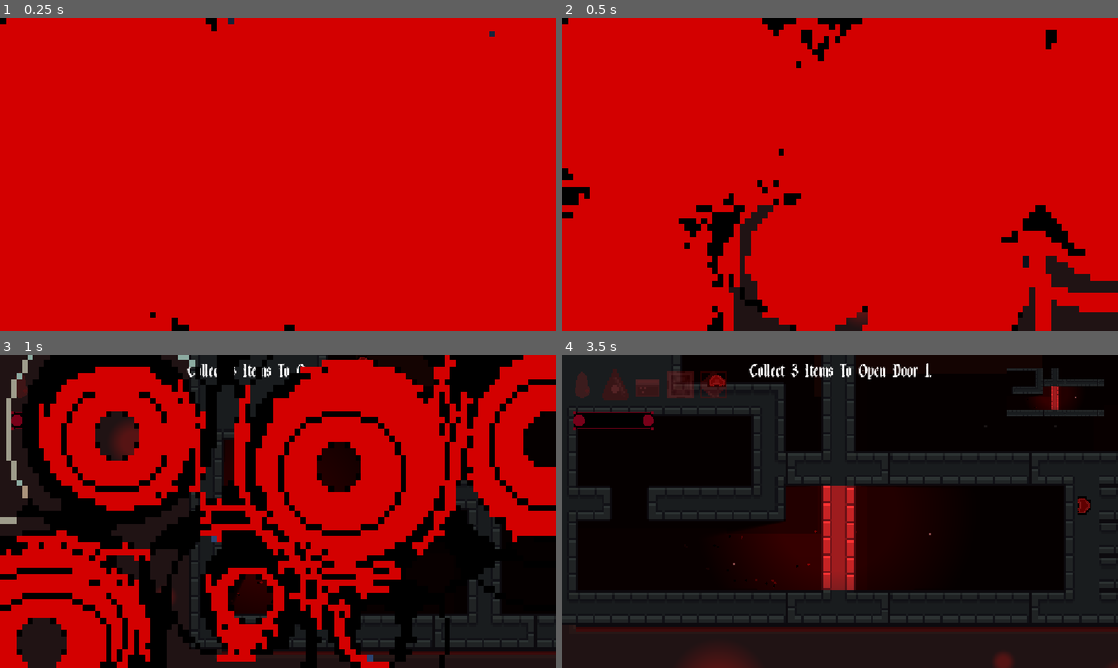
Above: before the commit, frames 1-4 (two rows, left to right).
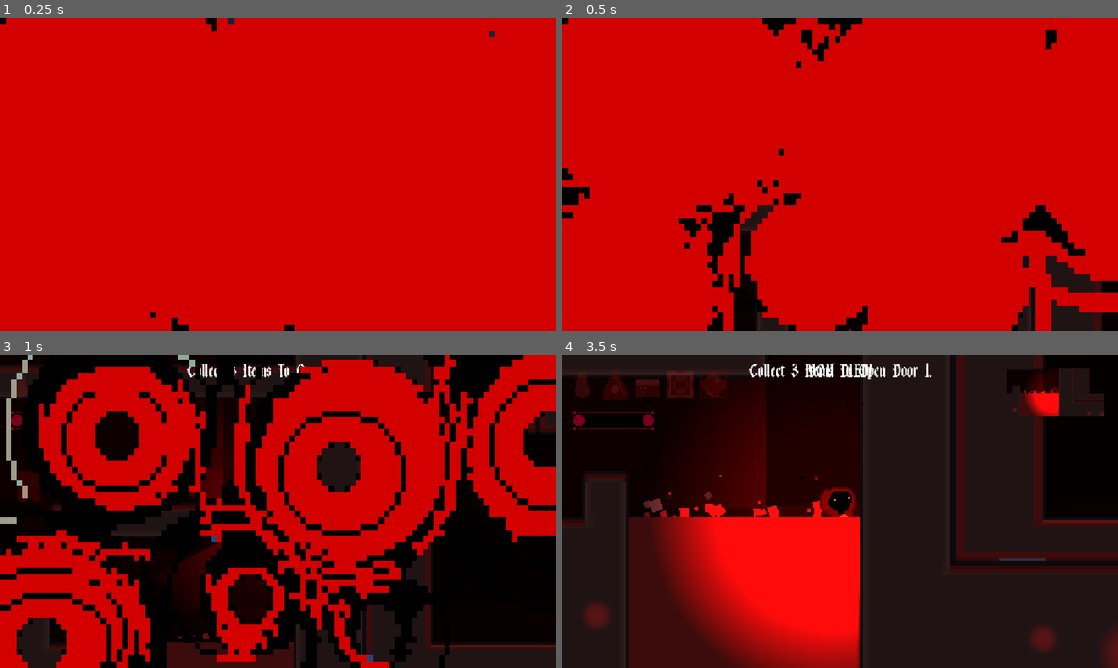
Above: after the commit, the same moments.

Repository: matt-ctrl-alt-del/Sanguis
Game: Godot game, scene res://scenes/game.tscn
The game is run twice, just before and just after one commit, with the same random seed, the same clock (stepped at 60 frames per second) and the same inputs. This scene is started directly instead of the project's main scene.
Inputs (mouse positions are in pixels of both pictures, inside the frame that each line leads up to):
- Up to frame 1 (0.25 s): no input
- Up to frame 2 (0.5 s): no input
- Up to frame 3 (1 s): tap Enter at 0.5 s; move the mouse to (400, 495) at 0.52 s; hold D (move_right) from 0.53 s (still down); tap Space (jump) at 0.6, 0.77 s; click (400, 495) at 0.67 s
- Up to frame 4 (3.5 s): tap Space (jump) at 1.07, 1.52, 1.55, 1.82, 2.3, 2.85, 3.02, 3.32 s; move the mouse to (728, 527) at 1.27 s; tap Alt at 1.35 s; move the mouse to (895, 442) at 2.02 s; release D (move_right) at 2.03 s; hold A (move_left) 2.03-2.78 s; tap Shift at 2.1 s; move the mouse to (812, 574) at 2.77 s; hold D (move_right) from 2.78 s (still down); click (812, 574) at 2.92 s

Frame 1 is identical in both runs. In frame 2, 0.4% of the frame differs, in the area x 51-100%, y 84-100%; in frame 3, 9.0%; in frame 4, 55%, in the area x 0-100%, y 0-100%.

Commit message:
minor tweaks/changes

Diff:
--- a/sanguis/scenes/blood_transition.tscn
+++ b/sanguis/scenes/blood_transition.tscn
@@ -1,6 +1,6 @@
 [gd_scene format=3 uid="uid://c1sfv3f21d65b"]
 
-[ext_resource type="Texture2D" uid="uid://b6rsmmrqpf0sd" path="res://sprites/blood_transition_transparent-Sheet.png" id="1_d06n5"]
+[ext_resource type="Texture2D" uid="uid://b6rsmmrqpf0sd" path="res://sprites/ui/blood_transition_transparent-Sheet.png" id="1_d06n5"]
 
 [sub_resource type="AtlasTexture" id="AtlasTexture_djaog"]
 atlas = ExtResource("1_d06n5")
@@ -97,9 +97,11 @@
 
 [node name="Blood_transition" type="Control" unique_id=199575176]
 layout_mode = 3
-anchors_preset = 15
-anchor_right = 1.0
-anchor_bottom = 1.0
+anchors_preset = 8
+anchor_left = 0.5
+anchor_top = 0.5
+anchor_right = 0.5
+anchor_bottom = 0.5
 grow_horizontal = 2
 grow_vertical = 2
 
--- a/sanguis/scenes/game.tscn
+++ b/sanguis/scenes/game.tscn
@@ -59,7 +59,7 @@
 
 [node name="player" parent="." unique_id=533371727 instance=ExtResource("3_p57ef")]
 z_index = 10
-position = Vector2(-210, 626)
+position = Vector2(449.99994, 534)
 scale = Vector2(0.7, 0.7)
 
 [node name="PointLight2D" type="PointLight2D" parent="player" unique_id=1376601956]
@@ -78,11 +78,6 @@
 
 [node name="Blood_transition" parent="CanvasLayer" unique_id=199575176 instance=ExtResource("4_u5sy4")]
 z_index = 4096
-anchors_preset = 8
-anchor_left = 0.5
-anchor_top = 0.5
-anchor_right = 0.5
-anchor_bottom = 0.5
 
 [node name="DiedLabel" type="Label" parent="CanvasLayer" unique_id=1177951910]
 anchors_preset = 5
--- a/sanguis/scenes/player.tscn
+++ b/sanguis/scenes/player.tscn
@@ -332,7 +332,8 @@
 [node name="AnimatedSprite2D" type="AnimatedSprite2D" parent="." unique_id=1462248123]
 process_mode = 3
 sprite_frames = SubResource("SpriteFrames_662ny")
-animation = &"jump"
+animation = &"walk"
+frame_progress = 0.2513011
 
 [node name="Camera2D" type="Camera2D" parent="." unique_id=1291328120]
 process_mode = 3
